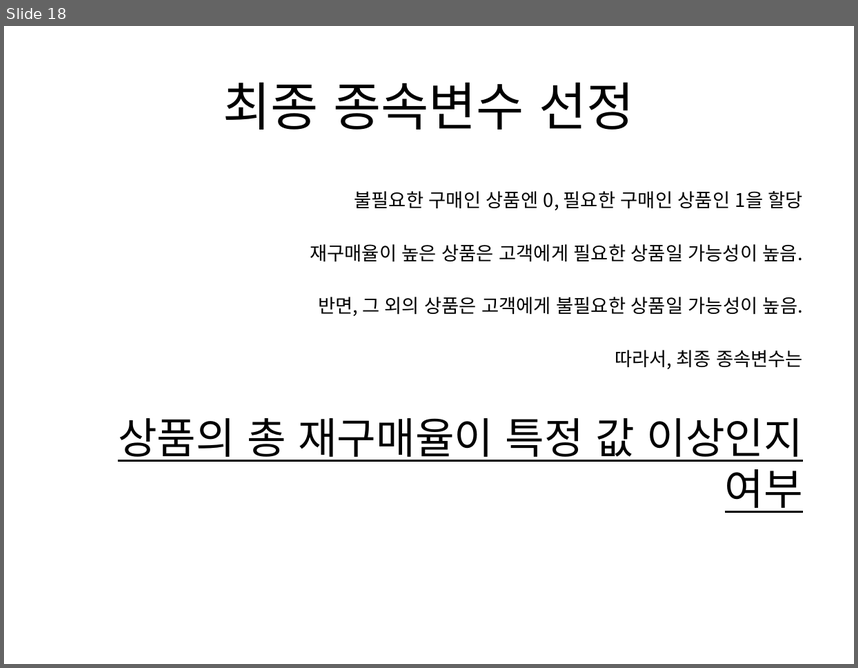
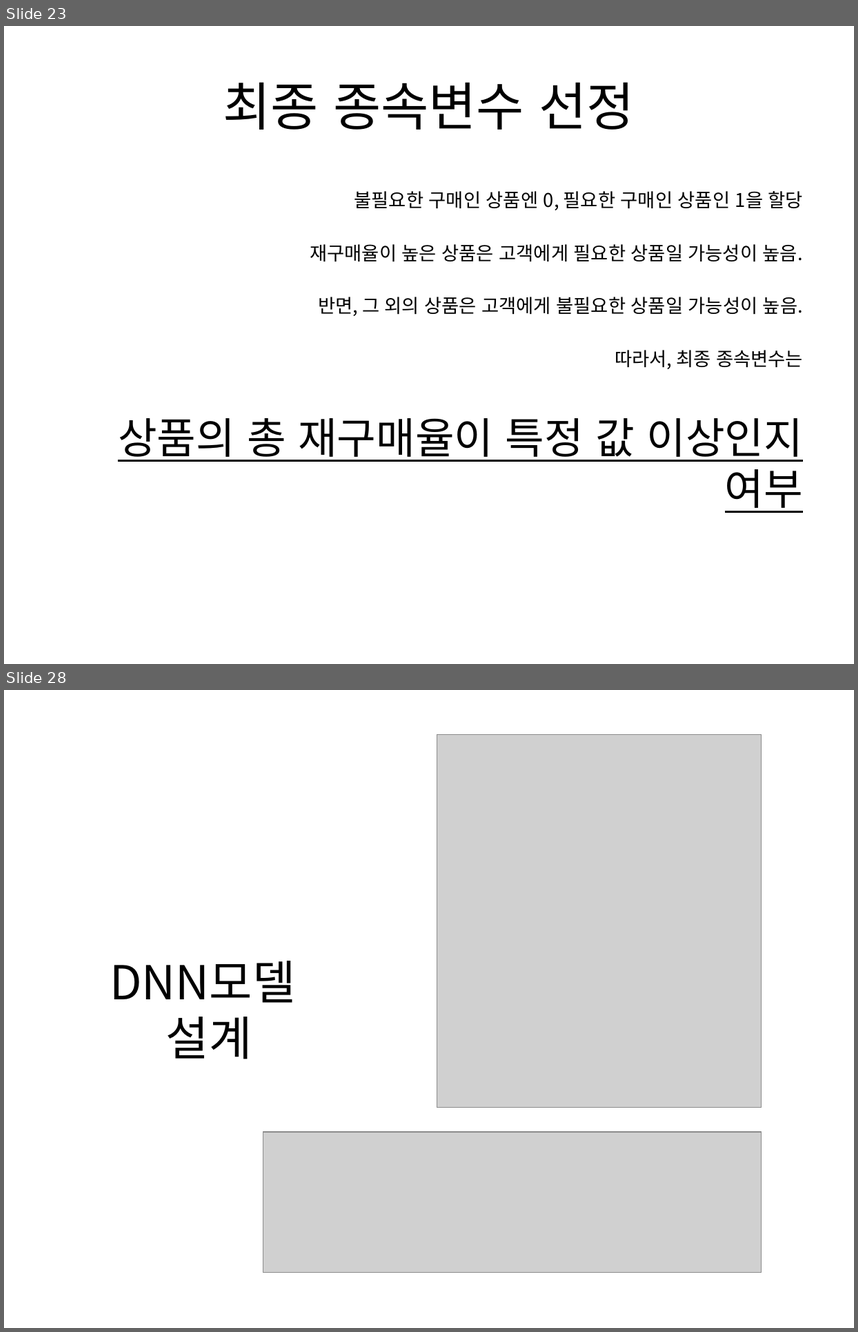
Before and after one commit to WasVelinn/1stPerSonalProjecT, a slide deck: 프레젠테이션1.pptx. Shown one above the other, each under a label of ours: slide 18 before the commit, slides 23 and 28 after it; the slides between them are not shown. The pictures are 858x668 and 858x1332 pixels, drawn with LibreOffice and Linux fonts; fonts in the diff are those of the drawing; grey boxes stand for pictures. Boxes give left, top, right and bottom in pixels: in the first picture for what was removed or moved away, otherwise in the second. Text is boxed around its words. In the diff, an @@ line names an element or a change of style, - is before the commit and + after.

```diff
--- a/프레젠테이션1.pptx
+++ b/프레젠테이션1.pptx
@@ slide 28 added at bbox=[4, 690, 854, 1328], background #FFFFFF @@
@@ picture added at bbox=[437, 734, 760, 1107] @@
@@ title added at bbox=[110, 960, 295, 1059], 39.6 pt, text #000000 @@
+DNN모델
+설계
@@ picture added at bbox=[263, 1131, 762, 1272] @@
@@ what was slide 18 is now slide 23 @@
```
Also in this commit, not shown: 3 slides changed, 5 other slides added, 1 slide removed, 12 other files.
